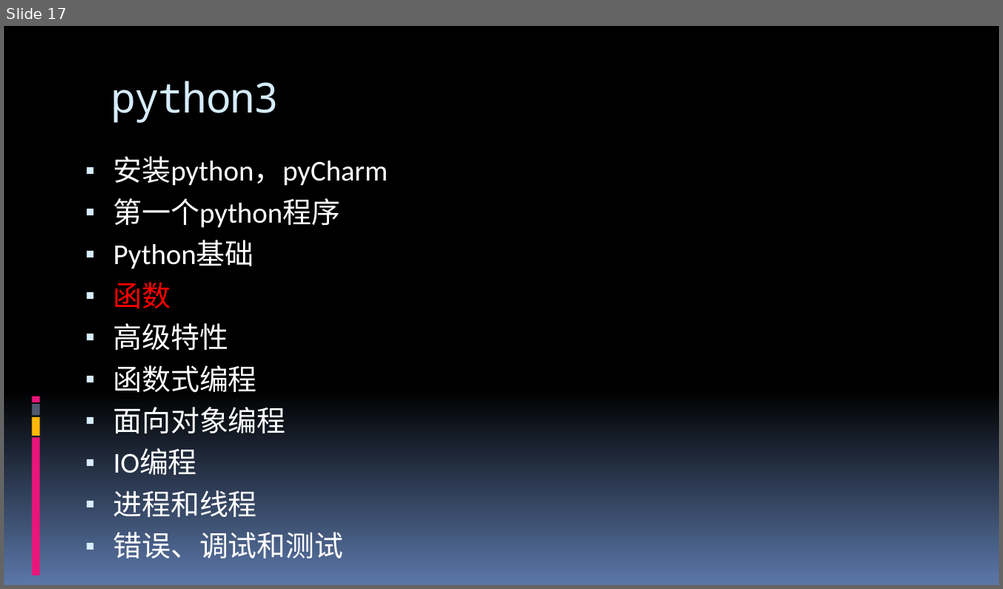
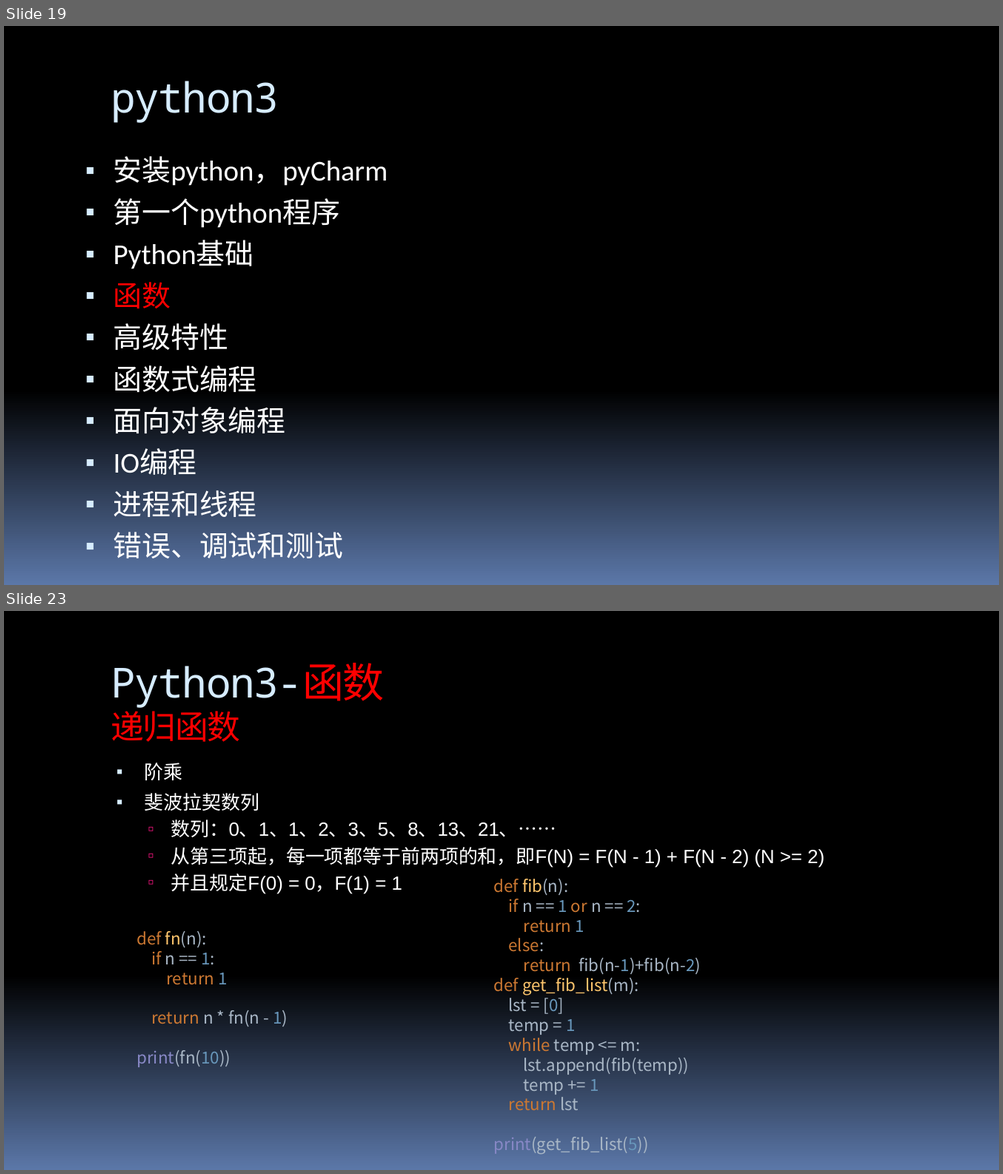
Before and after one commit to 260936767/UpdateServer, a slide deck: flexx_study/report for python&flexx.pptx. Shown one above the other, each under a label of ours: slide 17 before the commit, slides 19 and 23 after it; the slides between them are not shown. The pictures are 1003x589 and 1003x1174 pixels, drawn with LibreOffice and Linux fonts; fonts in the diff are those of the drawing. Boxes give left, top, right and bottom in pixels: in the first picture for what was removed or moved away, otherwise in the second. Text is boxed around its words. In the diff, an @@ line names an element or a change of style, - is before the commit and + after.

```diff
--- a/flexx_study/report for python&flexx.pptx
+++ b/flexx_study/report for python&flexx.pptx
@@ slide 23 added at (4,611,999,1170), background gradient #000000 to #5B77A8; not listed: 4 template elements that a slide beside it also shows @@
@@ title added at (111,663,384,742), 40 pt, text #D6ECFF @@
+Python3-函数
+递归函数
@@ text added at (145,763,824,894), 18.5 pt, text #FFFFFF @@
+▪ 阶乘
+▪ 斐波拉契数列
+  ▫ 数列：0、1、1、2、3、5、8、13、21、……
+  ▫ 从第三项起，每一项都等于前两项的和，即F(N) = F(N - 1) + F(N - 2) (N >= 2)
+  ▫ 并且规定F(0) = 0，F(1) = 1
@@ text added at (494,879,701,1155), 16 pt, text #A9B7C6 @@
+def fib(n):
+if n == 1 or n == 2:
+return 1
+else:
+return fib(n-1)+fib(n-2)
+def get_fib_list(m):
+lst = [0]
+temp = 1
+while temp <= m:
+lst.append(fib(temp))
+temp += 1
+return lst
+print(get_fib_list(5))
@@ text added at (136,931,287,1068), 16 pt, text #A9B7C6 @@
+def fn(n):
+if n == 1:
+return 1
+return n * fn(n - 1)
+print(fn(10))
@@ what was slide 17 is now slide 19 @@
@@ slide 19 changed as well @@
@@ rectangle removed at (31,397,40,403) @@
@@ rectangle removed at (31,417,40,437) @@
@@ rectangle removed at (31,404,40,415) @@
@@ rectangle removed at (31,438,40,576) @@
```
Also in this commit, not shown: 54 other slides changed, 12 other slides added, 3 slides removed, 1 other file.
